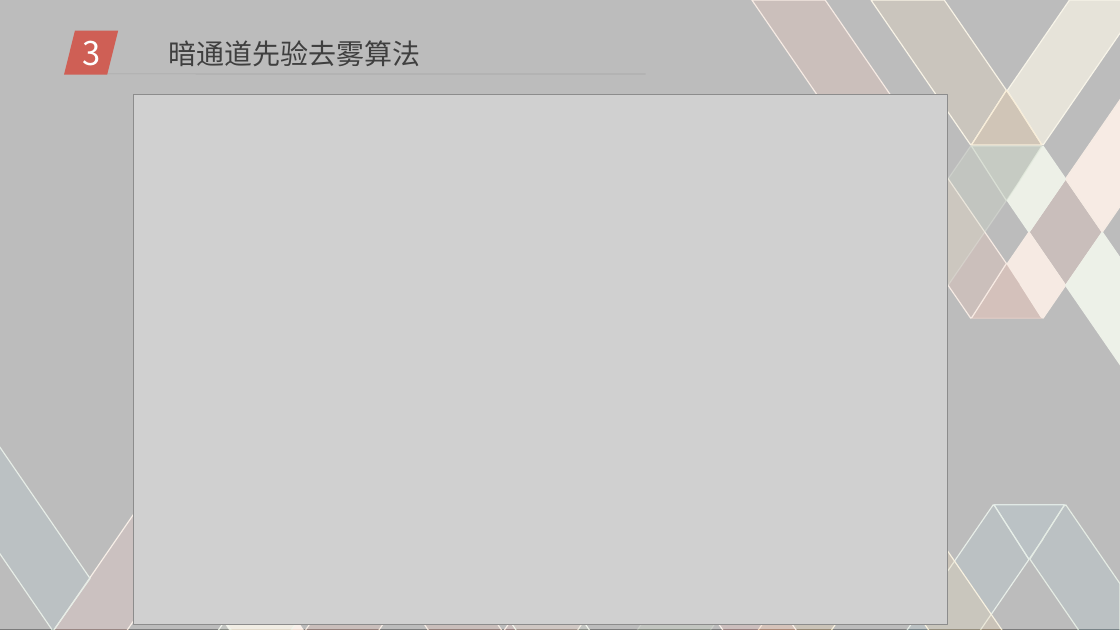
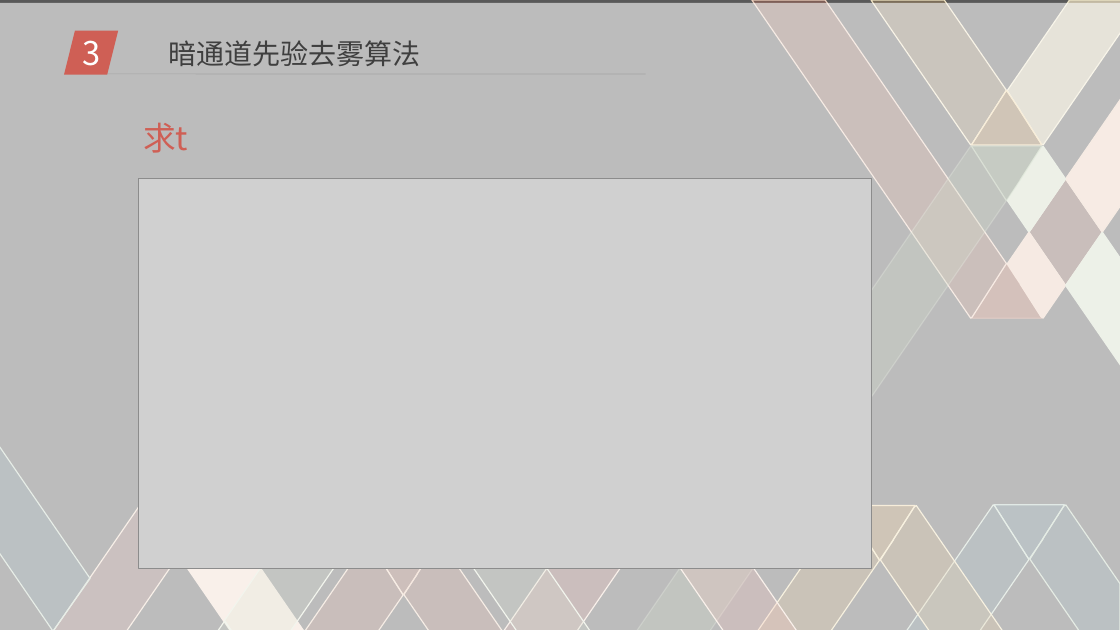
Before and after one commit to DigitalMedia2017-20/Mid-term, a slide deck: slide 11 of pre.ppt (slide 9 before the commit). Drawn at 1120x630 pixels with LibreOffice and Linux fonts; fonts in the diff are those of the drawing; grey boxes stand for pictures; background and template pictures are left out. Boxes give left, top, right and bottom in pixels: in the first picture for what was removed or moved away, otherwise in the second. Text is boxed around its words. In the diff, an @@ line names an element or a change of style, - is before the commit and + after.

```diff
--- a/pre.ppt
+++ b/pre.ppt
@@ text added at box(143, 123, 188, 153), 28 pt, text #CF5F55 @@
+求t
@@ picture: place and size @@
-picture at box(133, 94, 948, 624)
+picture at box(139, 178, 871, 568)
@@ freeform shape added at box(845, 505, 915, 560), fill #E49B35 at 34% opacity, outline #EBD3A3 0.99 pt @@
@@ freeform shape added at box(368, 540, 438, 594), fill #D57053 at 34% opacity, outline #E6C6B1 0.99 pt @@
```
Also in this commit, not shown: 9 other slides changed, 3 slides added.
